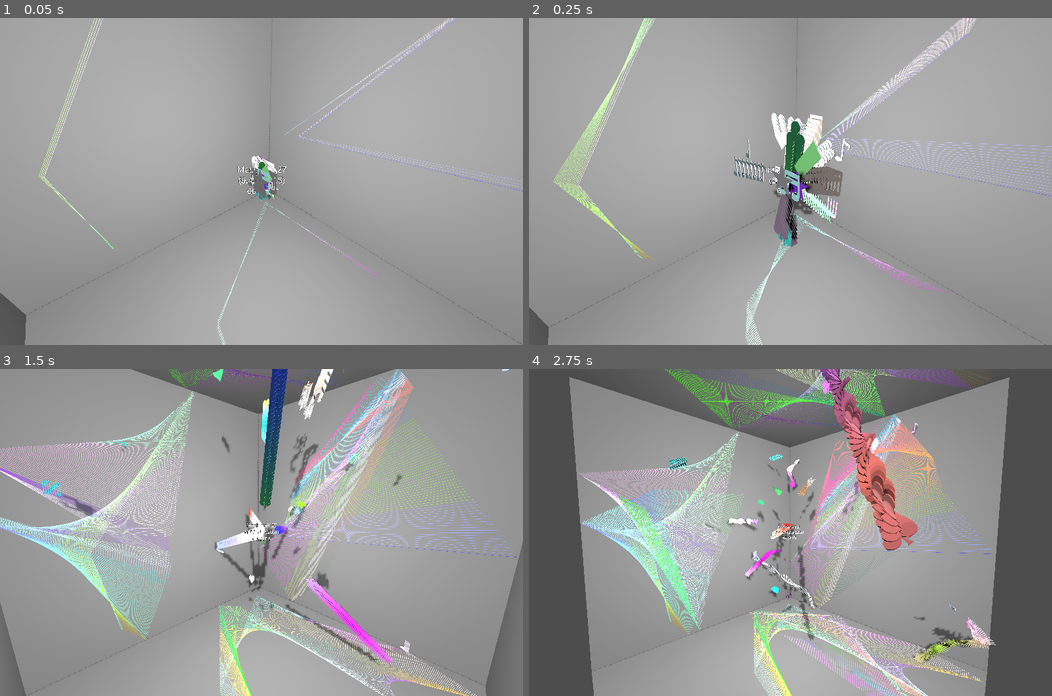
Above: before the commit, frames 1-4 (two rows, left to right).
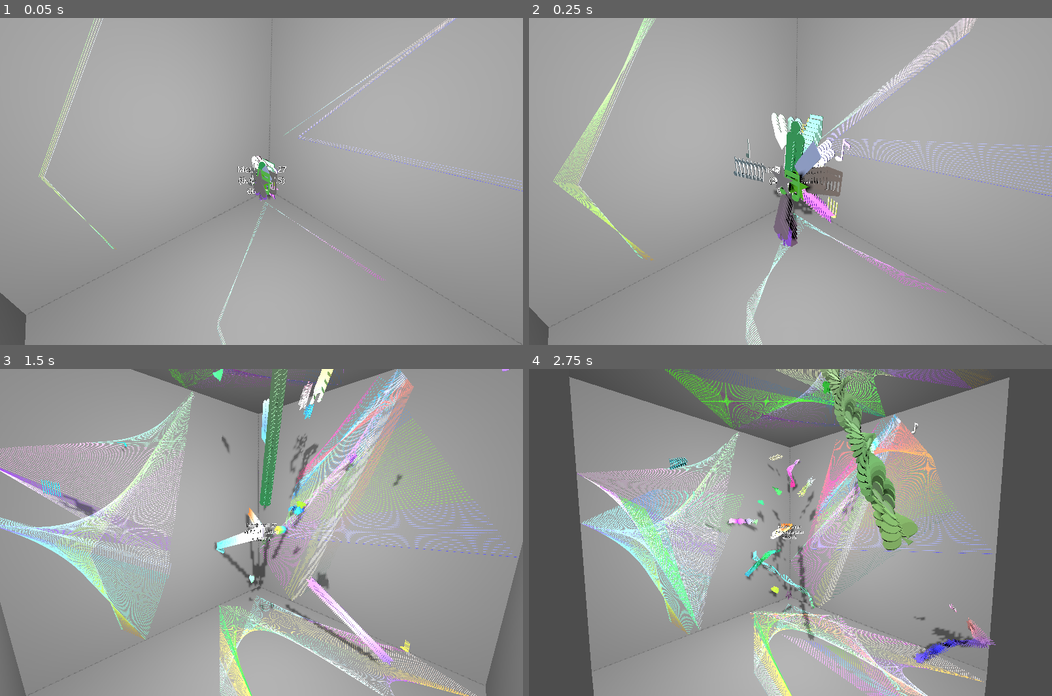
Above: after the commit, the same moments.

Repository: kasworld/gd4game3d
Game: Godot game, scene res://main.tscn
Two runs of this game, one before a commit and one after it. Both use one fixed random seed, a clock stepped at 60 frames per second and the inputs below.
Inputs (mouse positions are in pixels of both pictures, inside the frame that each line leads up to):
- Up to frame 1 (0.05 s): no input
- Up to frame 2 (0.25 s): no input
- Up to frame 3 (1.5 s): tap Enter at 0.5 s; move the mouse to (376, 516) at 0.52 s; click (376, 516) at 0.67 s; move the mouse to (156, 548) at 1.27 s; click (156, 548) at 1.42 s
- Up to frame 4 (2.75 s): move the mouse to (842, 460) at 2.02 s; click (842, 460) at 2.17 s

The runs differ from the first frame. In frame 1, 0.2% of the frame differs, in the area x 48-54%, y 42-56%; in frame 2, 1.6%; in frame 3, 2.2%; in frame 4, 3.6%, in the area x 38-90%, y 0-91%.

Commit message:
add set_random_color_fn

Diff:
--- a/mesh_trail/mesh_trail.gd
+++ b/mesh_trail/mesh_trail.gd
@@ -3,22 +3,39 @@
 
 enum ColorMode {OnBounce, MeshGradient, ByPosition }
 var color_mode :ColorMode = ColorMode.OnBounce
+
+func with_color_OnBounce() -> MeshTrail:
+	color_mode = ColorMode.OnBounce
+	return self
+
 # for ColorMode.MeshGradient
 var color_from :Color # or current color
 var color_to :Color
 var color_progress :int # 0 to mesh_count-1
-# for ColorMode.ByPosition
-var color_aabb :AABB
-func with_color_OnBounce() -> MeshTrail:
-	color_mode = ColorMode.OnBounce
-	return self
+func get_next_color() -> Color:
+	color_progress += 1
+	if color_progress >= multimesh.instance_count:
+		color_from = color_to
+		color_to = random_color_fn.call()
+		color_progress = 0
+	return lerp(color_from, color_to, float(color_progress)/float(multimesh.instance_count))
 func with_color_MeshGradient() -> MeshTrail:
 	color_mode = ColorMode.MeshGradient
 	return self
+
+var color_aabb :AABB
 func with_color_ByPosition(c_aabb :AABB) -> MeshTrail:
 	color_mode = ColorMode.ByPosition
 	color_aabb = c_aabb
 	return self
+
+var random_color_fn :Callable = random_color
+func set_random_color_fn(fn :Callable) -> MeshTrail:
+	random_color_fn = fn
+	return self
+func random_color() -> Color:
+	#return NamedColorList.color_list.pick_random()[0]
+	return Color(randf(),randf(),randf())
 
 var velocity :Vector3
 var bounce_fn :Callable
@@ -39,8 +56,8 @@
 	speed_max = radius * 120
 	speed_min = radius * 80
 	velocity = Vector3( (randf()-0.5)*speed_max,(randf()-0.5)*speed_max,(randf()-0.5)*speed_max)
-	color_from = random_color()
-	color_to = random_color()
+	color_from = random_color_fn.call()
+	color_to = random_color_fn.call()
 	make_mat_multi(new_mesh_by_type(mesh_type,radius), mesh_count, initial_pos)
 	return self
 
@@ -64,13 +81,6 @@
 		var t = Transform3D(Basis(), initial_pos)
 		multimesh.set_instance_transform(i,t)
 
-func get_next_color() -> Color:
-	color_progress += 1
-	if color_progress >= multimesh.instance_count:
-		color_from = color_to
-		color_to = random_color()
-		color_progress = 0
-	return lerp(color_from, color_to, float(color_progress)/float(multimesh.instance_count))
 
 func set_color_by_mode(mesh_index :int, pos :Vector3) -> void:
 	var co :Color
@@ -109,7 +119,7 @@
 
 	if bn.bounced != Vector3i.ZERO:
 		if color_mode == ColorMode.OnBounce:
-			color_from = random_color()
+			color_from = random_color_fn.call()
 		current_rotation_velocity =  randfn(0, rotation_velocity_deviation)
 	current_rotation += current_rotation_velocity * delta
 
@@ -157,7 +167,3 @@
 
 func random_positive(w :float) -> float:
 	return randf_range(w/10,w)
-
-func random_color() -> Color:
-	return NamedColorList.color_list.pick_random()[0]
-	#return Color(randf(),randf(),randf())
